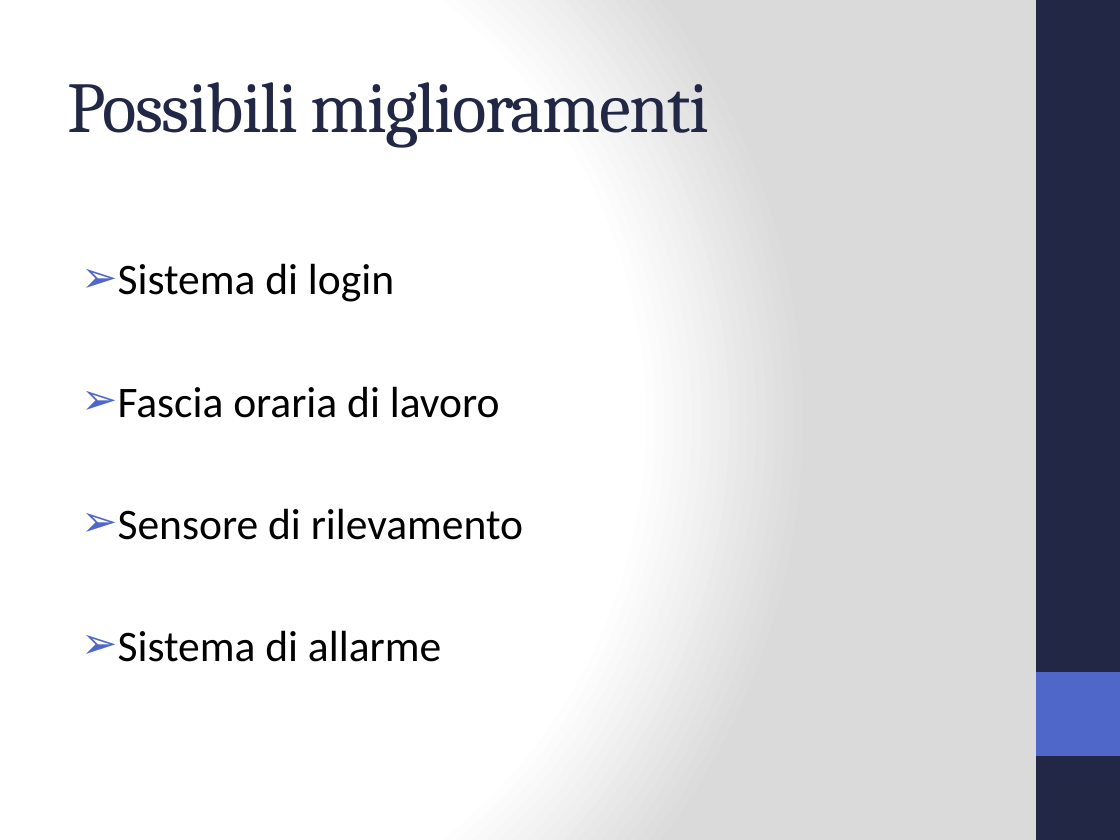
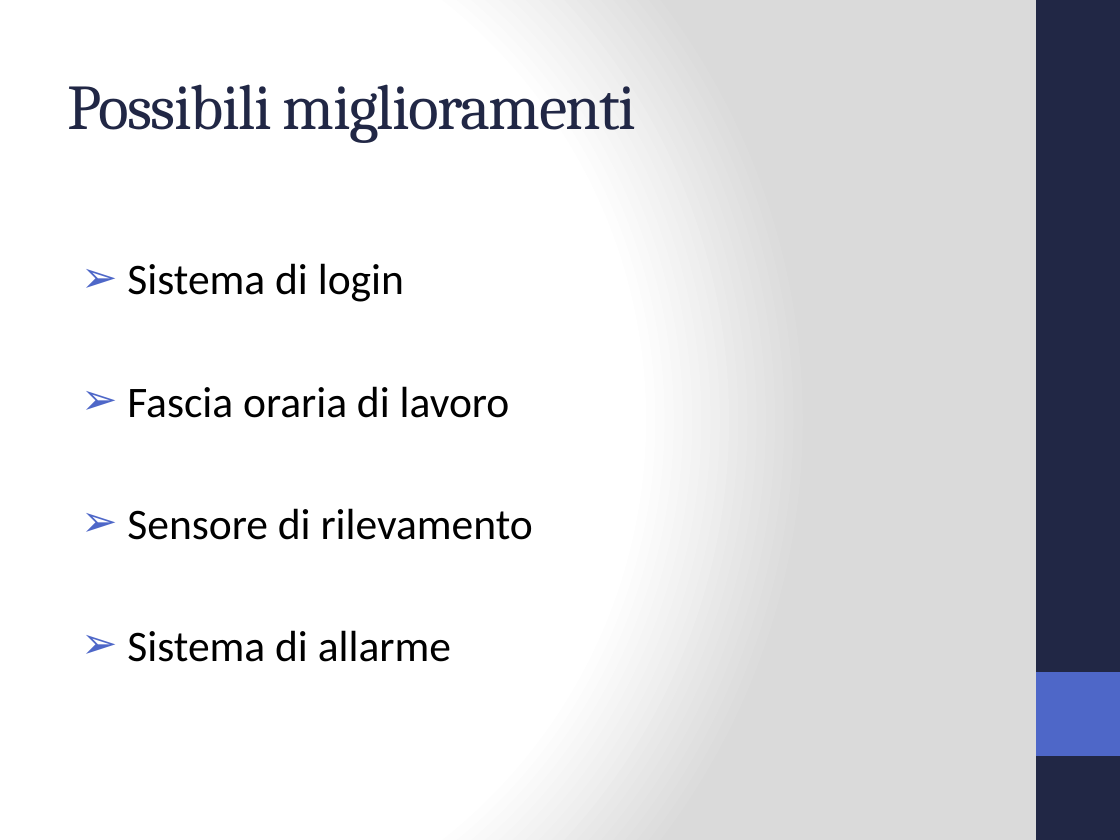
Before and after one commit to Jolsty/SimSim, a slide deck: slide 9 of Tesi_Sistema_Accessi_IoT_Andrei_Ciulpan_872394/presentazione/Sistema Accessi IoT.pptx. Drawn at 1120x840 pixels with LibreOffice and Linux fonts; fonts in the diff are those of the drawing. Boxes give left, top, right and bottom in pixels: in the first picture for what was removed or moved away, otherwise in the second. Text is boxed around its words. In the diff, an @@ line names an element or a change of style, - is before the commit and + after.

```diff
--- a/Tesi_Sistema_Accessi_IoT_Andrei_Ciulpan_872394/presentazione/Sistema Accessi IoT.pptx
+++ b/Tesi_Sistema_Accessi_IoT_Andrei_Ciulpan_872394/presentazione/Sistema Accessi IoT.pptx
@@ title "Possibili miglioramenti" at (x1=67, y1=84, x2=637, y2=143): size 46 to 41 pt @@
@@ text "Sistema di login" moved from (x1=118, y1=263, x2=523, y2=662) to (x1=127, y1=263, x2=533, y2=662) @@
```
Also in this commit, not shown: 8 other slides changed, 4 other files.
